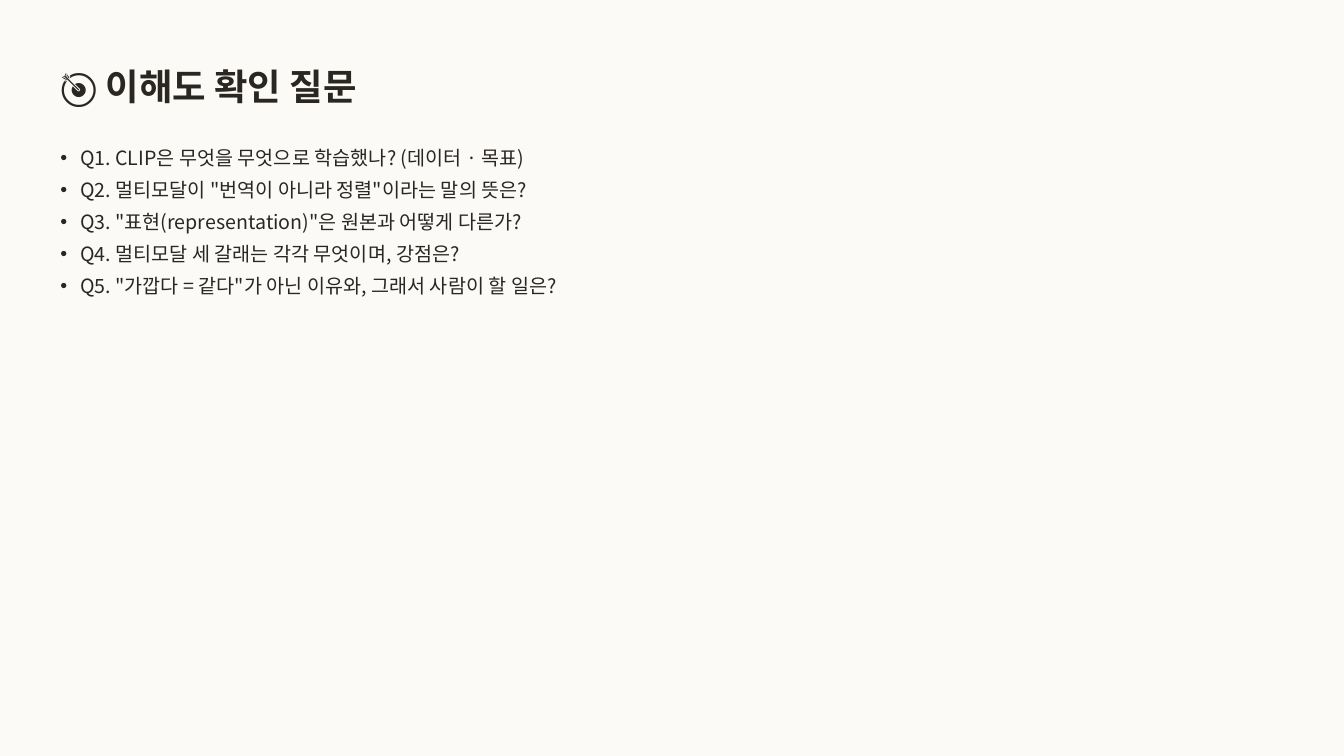
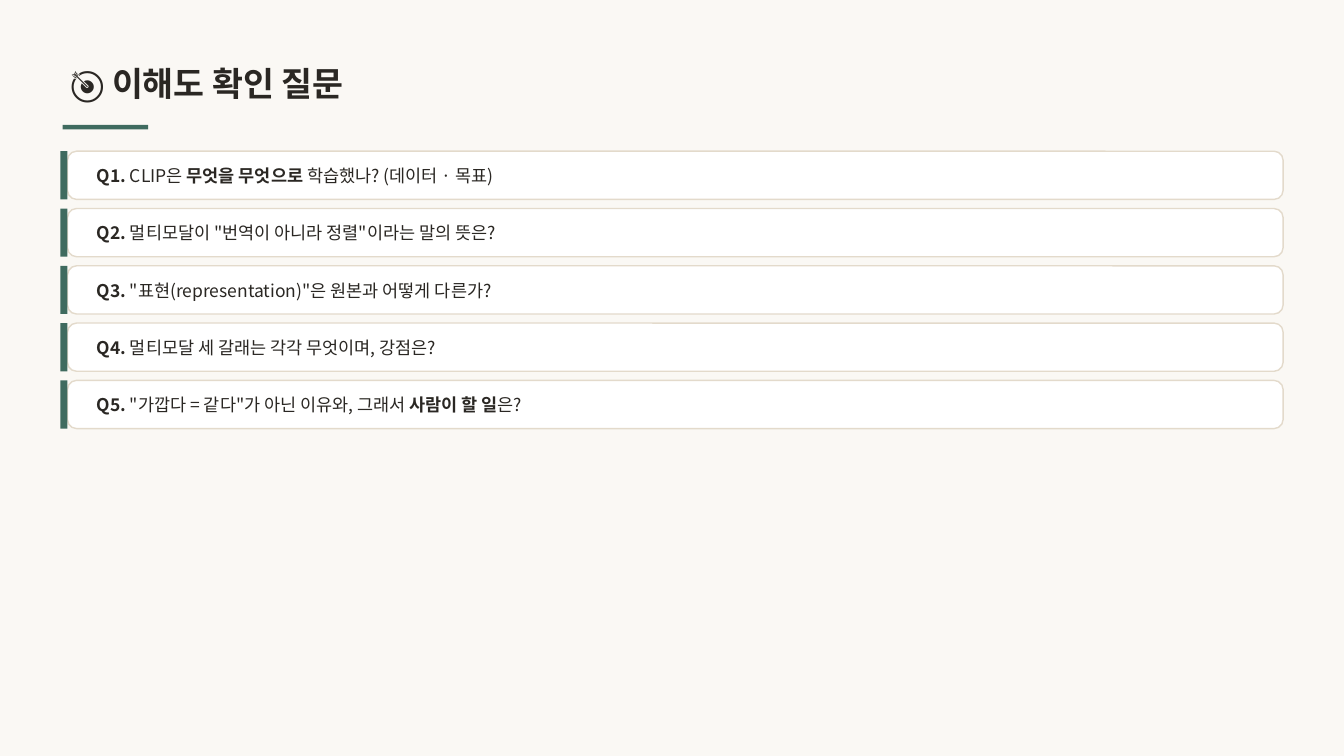
Before and after one commit to inseoklee-ai/study-room, a slide deck: slide 18 of pixels-sentences/pixels-sentences.pptx. Drawn at 1344x756 pixels with LibreOffice and Linux fonts; fonts in the diff are those of the drawing. Boxes give left, top, right and bottom in pixels: in the first picture for what was removed or moved away, otherwise in the second. Text is boxed around its words. In the diff, an @@ line names an element or a change of style, - is before the commit and + after.

```diff
--- a/pixels-sentences/pixels-sentences.pptx
+++ b/pixels-sentences/pixels-sentences.pptx
@@ background #FBFAF7 to #FAF8F4 @@
@@ text "🎯 이해도 확인 질문" at box(112, 67, 344, 99): size 26 to 24 pt @@
@@ rectangle added at box(63, 125, 148, 129), fill #3F6B5F @@
@@ text at box(80, 148, 527, 265): paragraphs removed @@
-• Q1. CLIP은 무엇을 무엇으로 학습했나? (데이터 · 목표)
-• Q2. 멀티모달이 "번역이 아니라 정렬"이라는 말의 뜻은?
-• Q3. "표현(representation)"은 원본과 어떻게 다른가?
-• Q4. 멀티모달 세 갈래는 각각 무엇이며, 강점은?
@@ rectangle added at box(60, 151, 68, 200), fill #3F6B5F @@
@@ rounded rectangle added at box(68, 151, 1284, 200), fill #FFFFFF, outline #E3DACB 1 pt @@
@@ text added at box(97, 167, 493, 186), 12.5 pt, text #2A2723 @@
+Q1. CLIP은 무엇을 무엇으로 학습했나? (데이터 · 목표)
@@ rectangle added at box(60, 209, 68, 257), fill #3F6B5F @@
@@ rounded rectangle added at box(68, 209, 1284, 257), fill #FFFFFF, outline #E3DACB 1 pt @@
@@ text added at box(97, 224, 495, 243), 12.5 pt, text #2A2723 @@
+Q2. 멀티모달이 "번역이 아니라 정렬"이라는 말의 뜻은?
@@ rectangle added at box(60, 266, 68, 315), fill #3F6B5F @@
@@ rounded rectangle added at box(68, 266, 1284, 315), fill #FFFFFF, outline #E3DACB 1 pt @@
@@ text added at box(97, 282, 492, 301), 12.5 pt, text #2A2723 @@
+Q3. "표현(representation)"은 원본과 어떻게 다른가?
@@ rectangle added at box(60, 324, 68, 372), fill #3F6B5F @@
@@ rounded rectangle added at box(68, 324, 1284, 372), fill #FFFFFF, outline #E3DACB 1 pt @@
@@ text added at box(97, 339, 436, 358), 12.5 pt, text #2A2723 @@
+Q4. 멀티모달 세 갈래는 각각 무엇이며, 강점은?
@@ rectangle added at box(60, 380, 68, 429), fill #3F6B5F @@
@@ rounded rectangle added at box(68, 380, 1284, 429), fill #FFFFFF, outline #E3DACB 1 pt @@
@@ text "Q5. "가깝다 = 같다"가 아닌 ...": place and size @@
-text "Q5. "가깝다 = 같다"가 아닌 ..." at box(80, 148, 556, 297)
+text "Q5. "가깝다 = 같다"가 아닌 ..." at box(97, 393, 522, 416)
@@ text "Q5. "가깝다 = 같다"가 아닌 ..." at box(97, 393, 522, 416): size 14 to 12.5 pt; bold on in "Q5. 사람이 할 일은?"; bullet • to none; line spacing 1 to 1.02; less space between paragraphs; vertical alignment top to middle @@
```
Also in this commit, not shown: 19 other slides changed, 1 other file.
